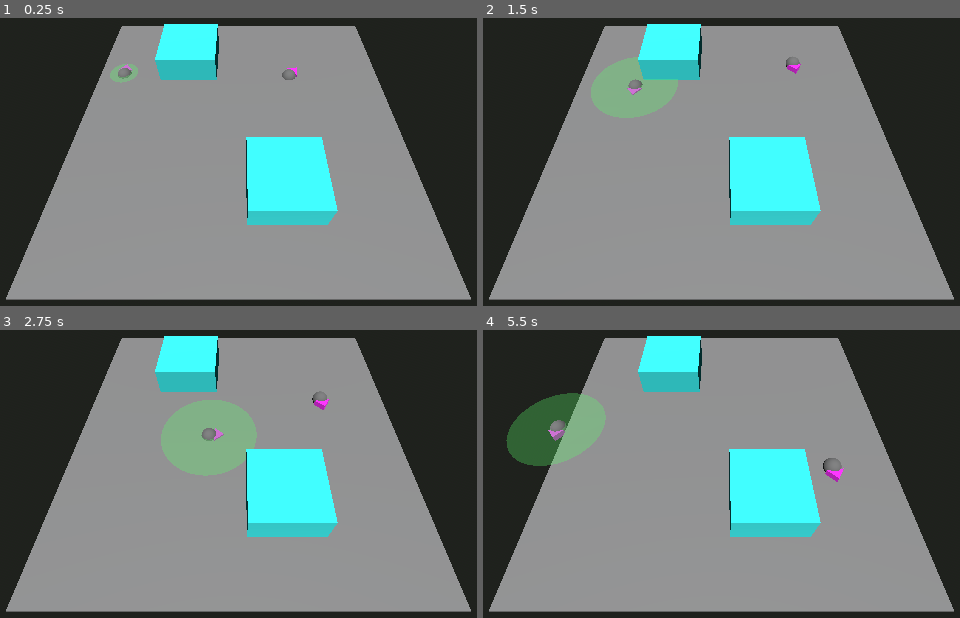
Above: before the commit, frames 1-4 (two rows, left to right).
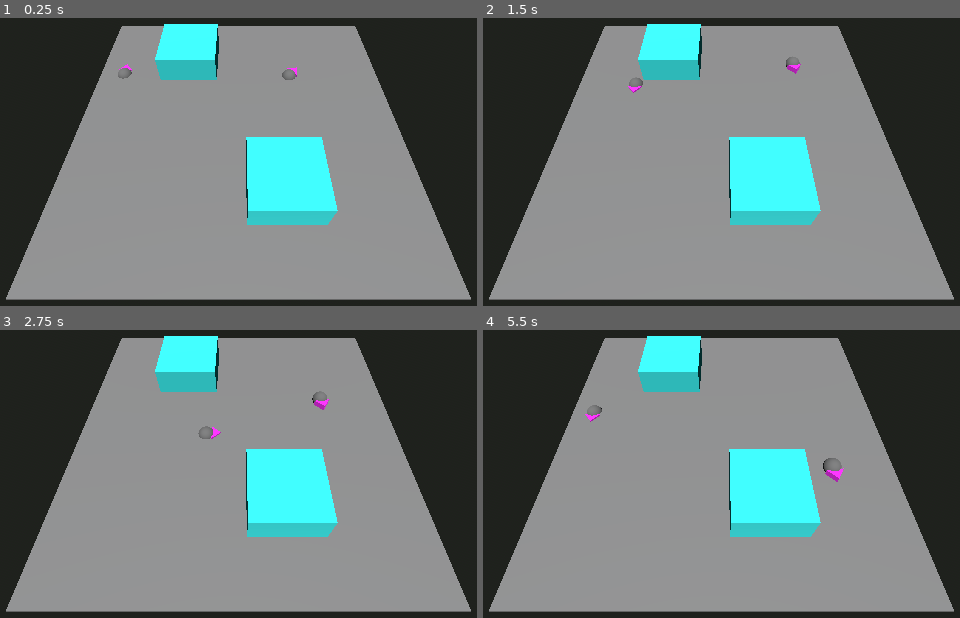
Above: after the commit, the same moments.

Repository: bruom/Gatinhos
Game: Godot game, scene res://Scenes/main.tscn
Two runs of this game, one before a commit and one after it. Both use one fixed random seed, a clock stepped at 60 frames per second and the inputs below.
Inputs:
- Up to frame 1 (0.25 s): no input
- Up to frame 2 (1.5 s): hold D (Right) 0.53-1.28 s; hold Shift (Run) 0.53-1.28 s; tap Ctrl (Sneak) at 0.8, 1.35 s; hold S (Backward) from 1.28 s (still down)
- Up to frame 3 (2.75 s): tap Shift (Run) at 1.55 s; release S (Backward) at 2.03 s; hold D (Right) from 2.03 s (still down); hold F (Interact) from 2.03 s (still down); tap Ctrl (Sneak) at 2.3 s
- Up to frame 4 (5.5 s): release D (Right) at 2.78 s; release F (Interact) at 2.78 s; hold W (Forward) 2.78-3.53 s; tap Shift (Run) at 2.85, 4.35 s; hold Ctrl (Sneak) 3.53-4.28 s; hold A (Left) 3.53-5.03 s; hold S (Backward) from 5.03 s (still down); hold Ctrl (Sneak) from 5.03 s (still down)

The runs differ from the first frame. In frame 1, 0.2% of the frame differs, in the area x 23-29%, y 15-23%; in frame 2, 2.5%; in frame 3, 4.0%, in the area x 33-54%, y 24-51%; in frame 4, 3.9%.

Commit message:
sfx added

Diff:
--- a/Scenes/player.tscn
+++ b/Scenes/player.tscn
@@ -1,21 +1,15 @@
-[gd_scene load_steps=5 format=3 uid="uid://nkh8gcim1mk4"]
+[gd_scene load_steps=4 format=3 uid="uid://nkh8gcim1mk4"]
 
 [ext_resource type="Script" path="res://Scripts/player.gd" id="1_keg1m"]
 [ext_resource type="PackedScene" uid="uid://bavl8tqj08fh1" path="res://Scenes/cat.tscn" id="2_obngv"]
-
-[sub_resource type="StandardMaterial3D" id="StandardMaterial3D_iw5l2"]
-transparency = 1
-albedo_color = Color(0.345098, 1, 0.403922, 0.294118)
-
-[sub_resource type="CylinderMesh" id="CylinderMesh_7s172"]
-material = SubResource("StandardMaterial3D_iw5l2")
-height = 0.001
+[ext_resource type="AudioStream" uid="uid://cexaxjjjkjh0c" path="res://Assets/Sound/footstep (placeholder).wav" id="3_p84ql"]
 
 [node name="Player" type="CharacterBody3D"]
 script = ExtResource("1_keg1m")
 
 [node name="cat" parent="." instance=ExtResource("2_obngv")]
 
-[node name="sound_debug" type="MeshInstance3D" parent="."]
-transform = Transform3D(1, 0, 0, 0, 1, 0, 0, 0, 1, 2.08165e-12, 0.1, 2.08165e-12)
-mesh = SubResource("CylinderMesh_7s172")
+[node name="Footsteps SFX" type="AudioStreamPlayer3D" parent="."]
+stream = ExtResource("3_p84ql")
+volume_db = -20.0
+pitch_scale = 2.0
--- a/Scripts/player.gd
+++ b/Scripts/player.gd
@@ -3,17 +3,25 @@
 @onready var sound_debug: MeshInstance3D = $sound_debug
 
 @export var speed: float = 1.0
+@export var run_speed: float = 1.2
+@export var sneak_speed: float = 0.5
 @export var sound_radius: float = 1.5
+@export var play_sfx: bool = true
+@onready var footsteps_SFX = get_node("Footsteps SFX")
 var current_sound_radius: float = 0.0
 
 func _process(delta):
 	var direciton: Vector2 = Input.get_vector("Left", "Right", "Forward", "Backward")
 	velocity = Vector3(direciton.x, 0.0, direciton.y).normalized() * speed
 	if velocity != Vector3.ZERO:
+		if Input.is_action_pressed("Run"):
+			velocity = velocity * run_speed;
+		elif Input.is_action_pressed("Sneak"):
+			velocity = velocity * sneak_speed;
 		current_sound_radius = sound_radius
 		look_at(global_position + velocity)
+		if !footsteps_SFX.playing && play_sfx:
+			footsteps_SFX.play()
 		move_and_slide()
 	else:
 		current_sound_radius = 0.0
-
-	sound_debug.mesh.bottom_radius = current_sound_radius
Not shown, added: Assets/Sound/footstep (placeholder).wav.import
Not shown, added: Assets/Sound/footstep (placeholder).wav
